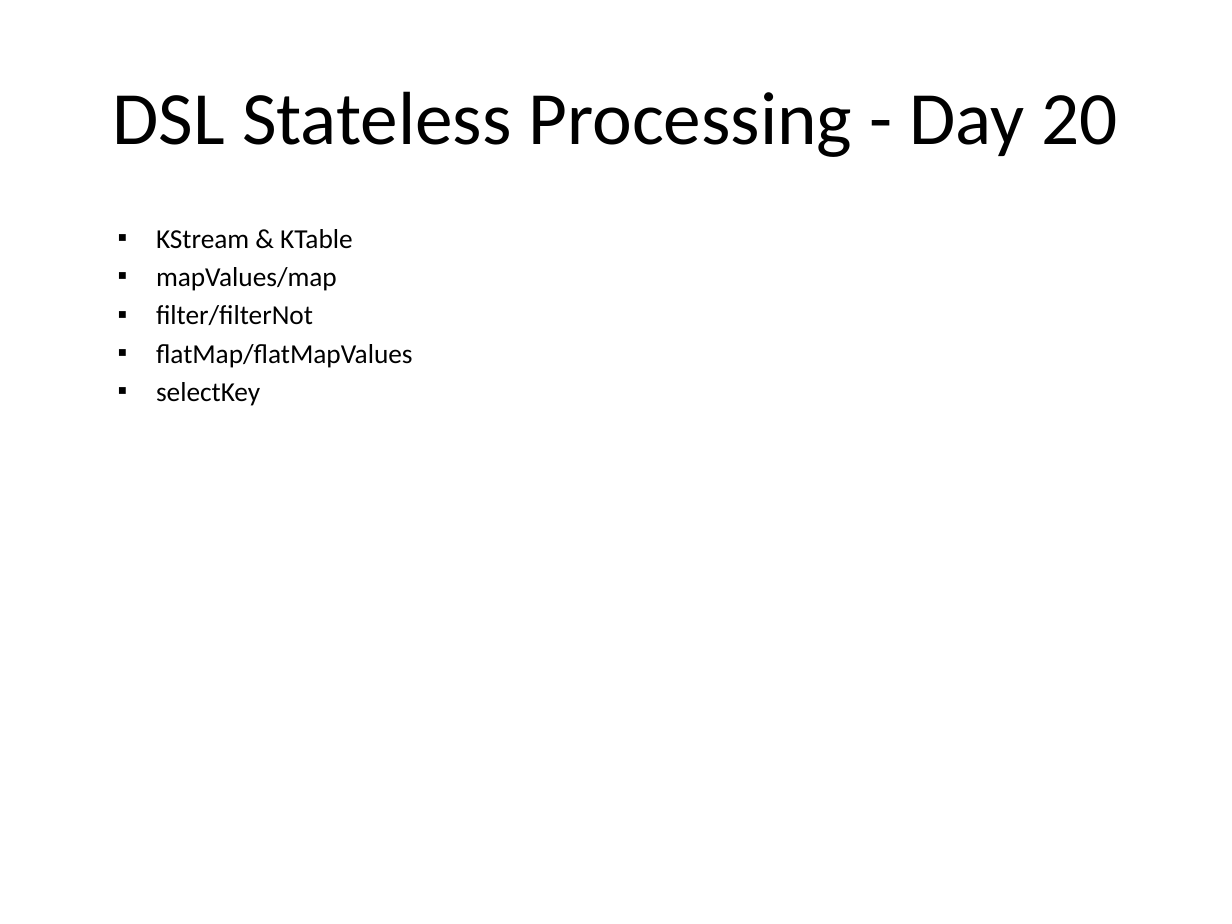
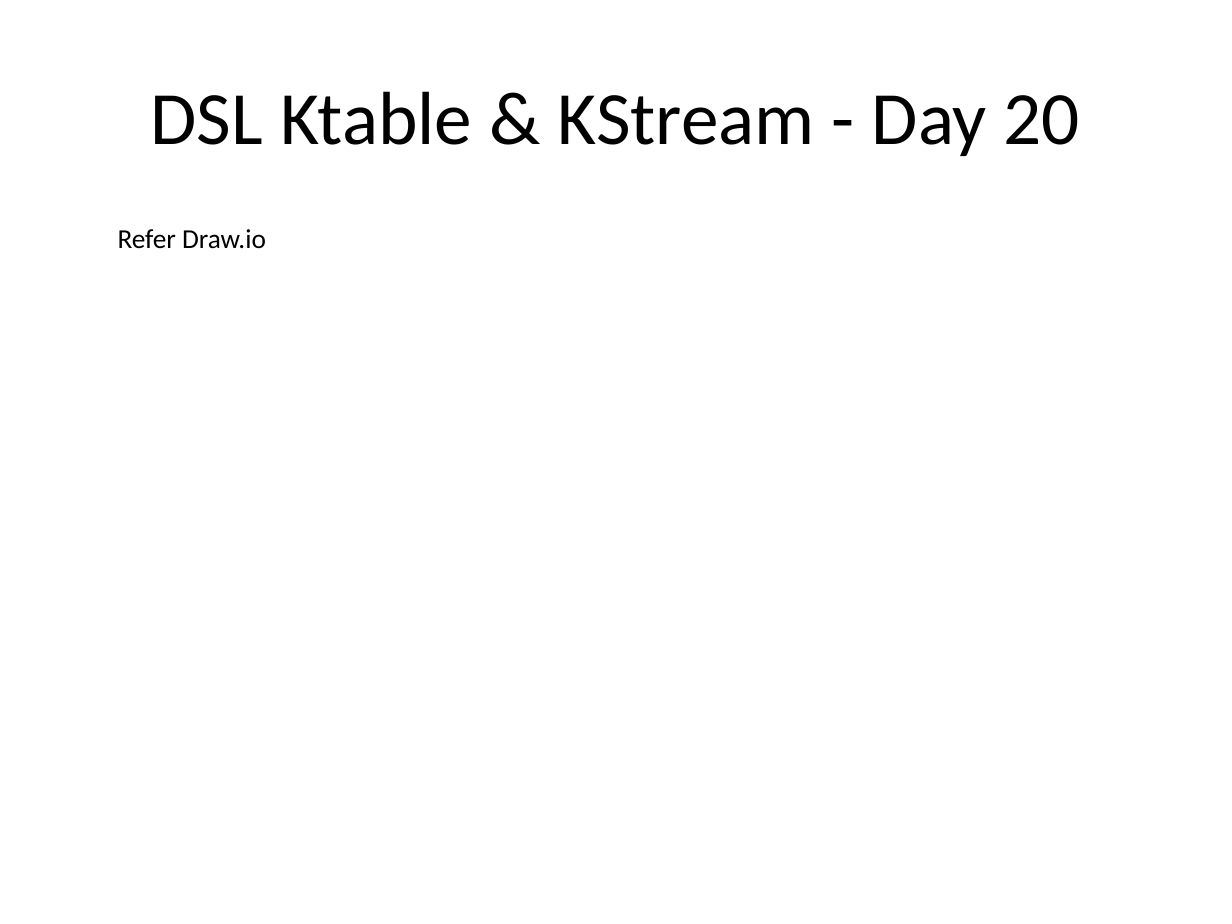
Before and after one commit to sreedharsingaraju/KafkaTutorials, a slide deck: slide 90 of PPT/Kafka-Teaching-Flow.pptx (slide 88 before the commit). Drawn at 1232x924 pixels with LibreOffice and Linux fonts; fonts in the diff are those of the drawing. Boxes give left, top, right and bottom in pixels: in the first picture for what was removed or moved away, otherwise in the second. Text is boxed around its words. In the diff, an @@ line names an element or a change of style, - is before the commit and + after.

Commit message:
updated diagram & ppt
updated for detailing KTables, DSL processors

```diff
--- a/PPT/Kafka-Teaching-Flow.pptx
+++ b/PPT/Kafka-Teaching-Flow.pptx
@@ title at [151,91,1080,156]: text changed @@
-DSL Stateless Processing - Day 20
+DSL Ktable & KStream - Day 20
@@ text at [118,229,266,249]: text changed @@
-  ▪ KStream & KTable
-  ▪ mapValues/map
-  ▪ filter/filterNot
-  ▪ flatMap/flatMapValues
-  ▪ selectKey
+  Refer Draw.io
```
Also in this commit, not shown: 6 slides added, 2 other files.
